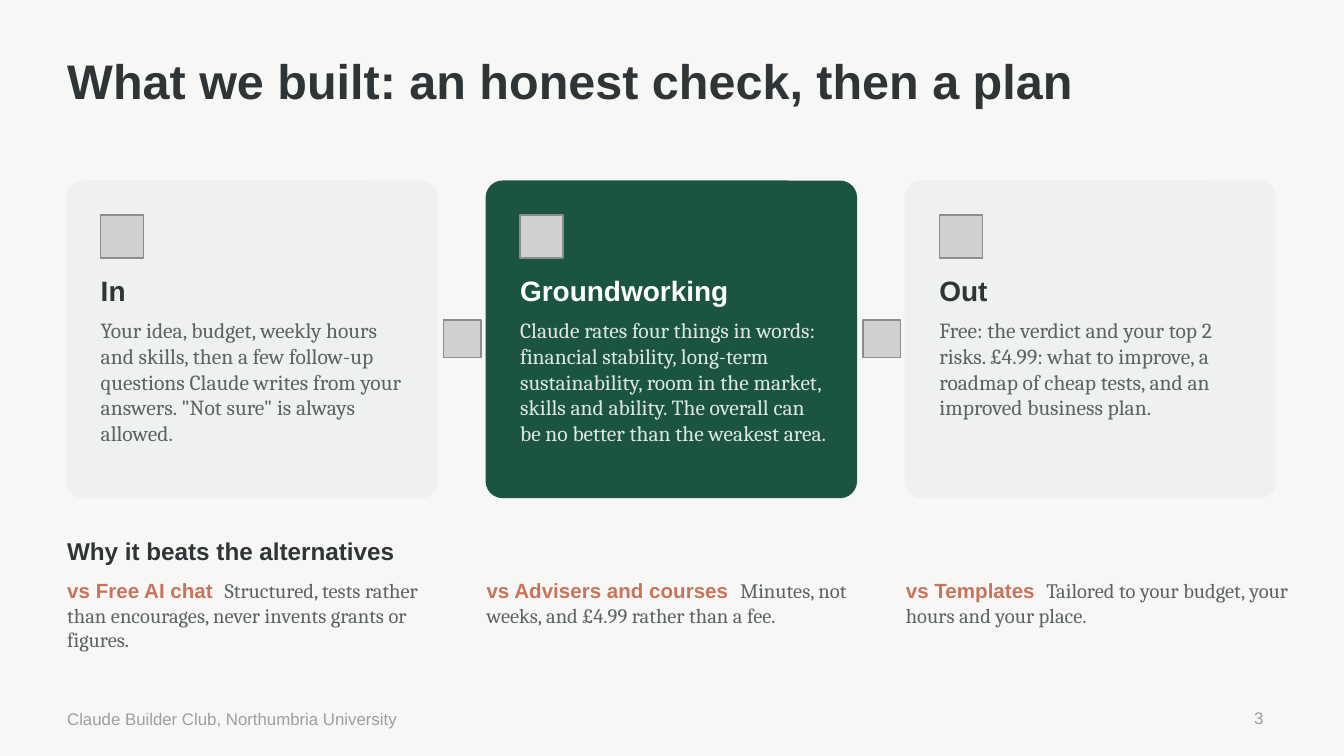
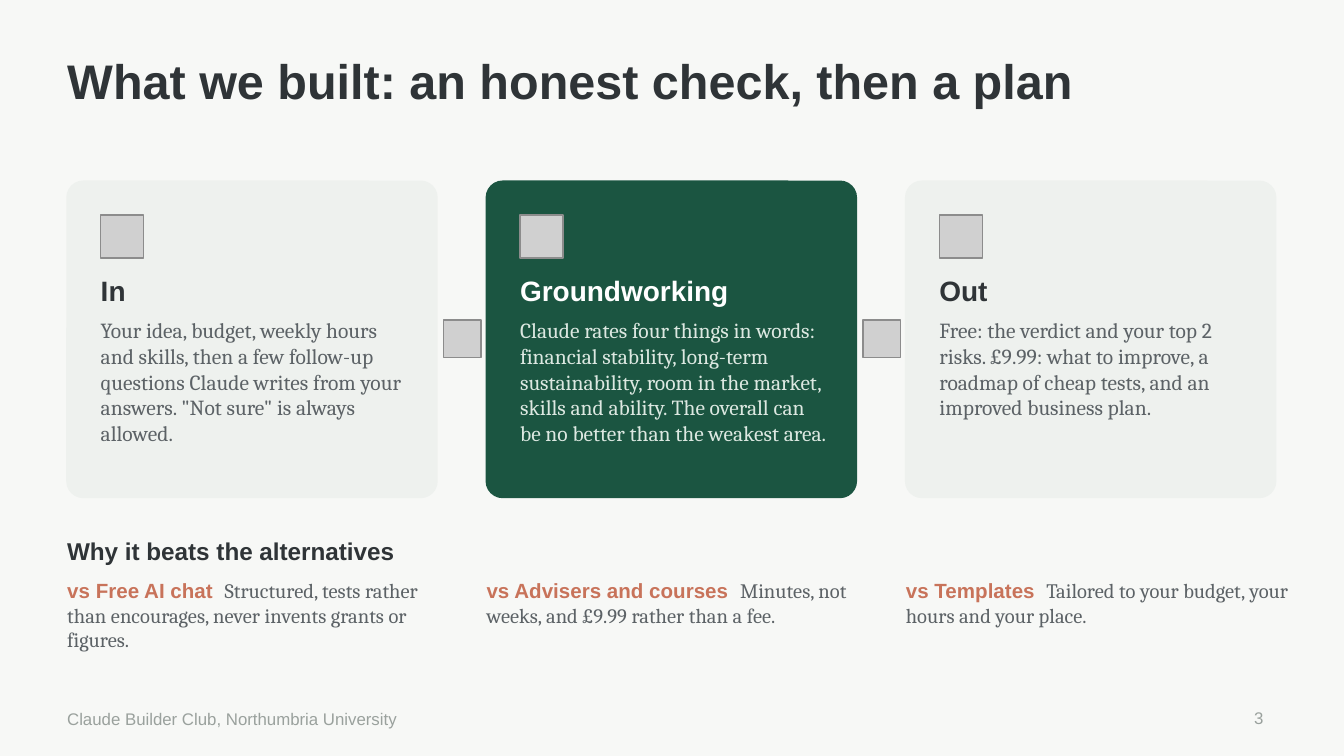
Before and after one commit to Zgodders207/CBC-AutumnHackathon, a slide deck: slide 3 of groundworking-pitch.pptx. Drawn at 1344x756 pixels with LibreOffice and Linux fonts; fonts in the diff are those of the drawing; grey boxes stand for pictures. Boxes give left, top, right and bottom in pixels: in the first picture for what was removed or moved away, otherwise in the second. Text is boxed around its words. In the diff, an @@ line names an element or a change of style, - is before the commit and + after.

```diff
--- a/groundworking-pitch.pptx
+++ b/groundworking-pitch.pptx
@@ text at [939, 323, 1212, 420]: text changed @@
-Free: the verdict and your top 2 risks. £4.99: what to improve, a roadmap of cheap tests, and an improved business plan.
+Free: the verdict and your top 2 risks. £9.99: what to improve, a roadmap of cheap tests, and an improved business plan.
@@ text at [487, 583, 846, 626]: text changed @@
-vs Advisers and courses Minutes, not weeks, and £4.99 rather than a fee.
+vs Advisers and courses Minutes, not weeks, and £9.99 rather than a fee.
```
Also in this commit, not shown: 4 other slides changed, 2 slides added, 1 slide removed.
